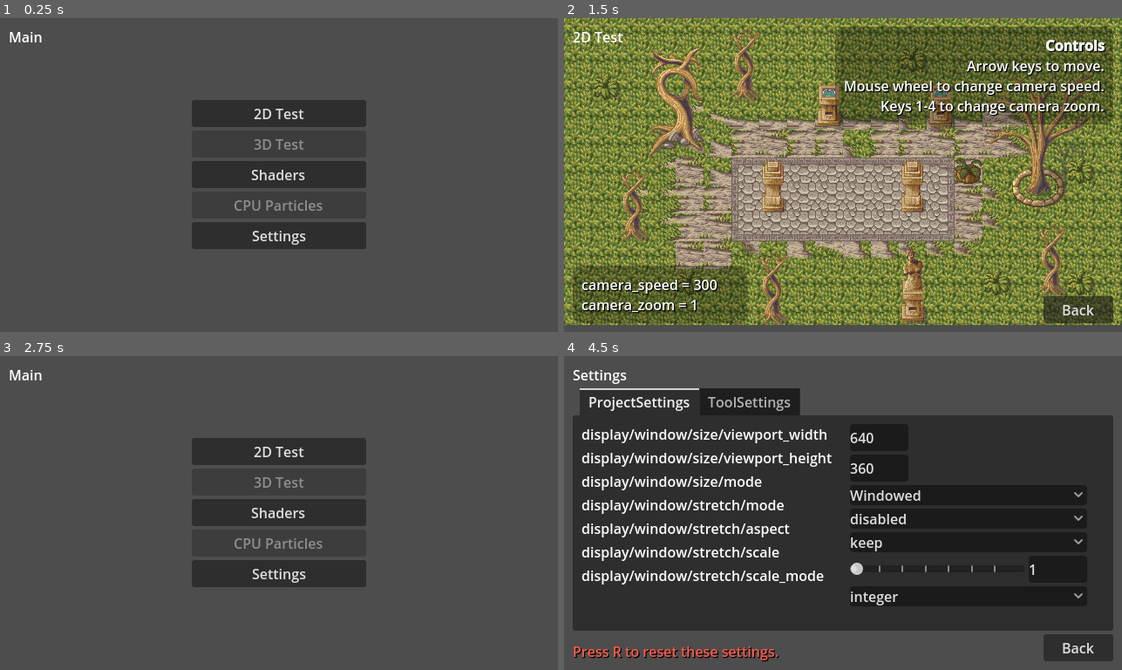
Above: before the commit, frames 1-4 (two rows, left to right).
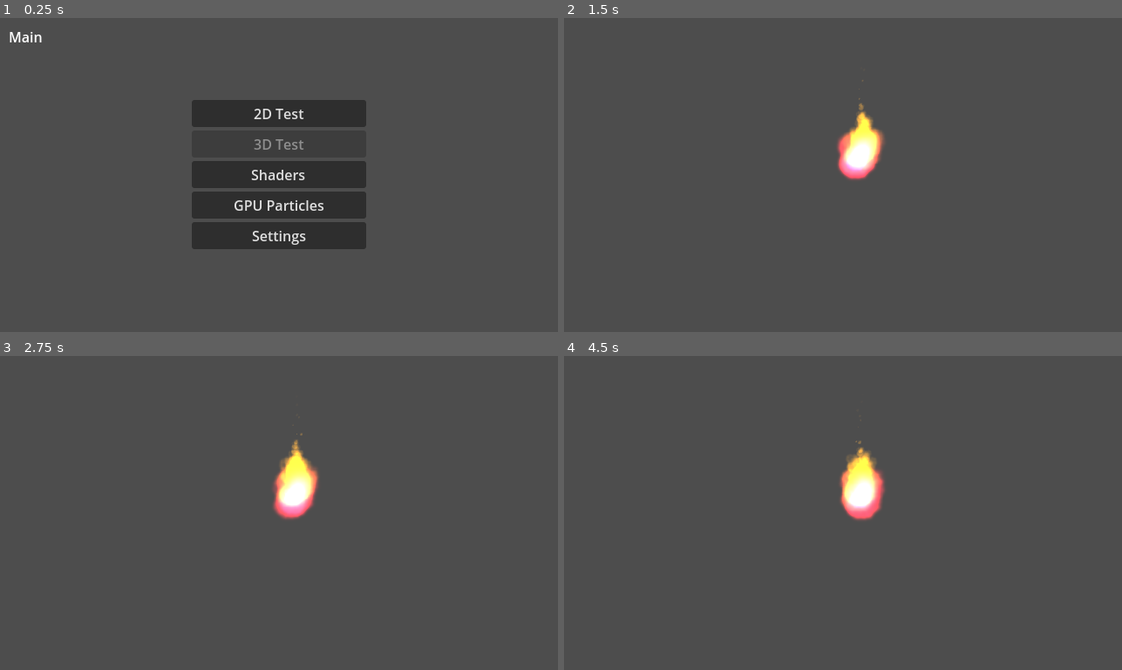
Above: after the commit, the same moments.

Repository: pkostic-dev/tool-web-test
Game: Godot game, scene res://scenes/main/main.tscn
Two runs of this game, one before a commit and one after it. Both use one fixed random seed, a clock stepped at 60 frames per second and the inputs below.
Inputs (mouse positions are in pixels of both pictures, inside the frame that each line leads up to):
- Up to frame 1 (0.25 s): no input
- Up to frame 2 (1.5 s): click (843, 206) at 0.5 s, where only the run after the commit has a clickable "GPU Particles"; click (843, 112) at 1.25 s, where only the run before the commit has a clickable "2D Test"
- Up to frame 3 (2.75 s): click (513, 648) at 2 s, where only the run before the commit has a clickable "Back"
- Up to frame 4 (4.5 s): click (843, 513) at 2.75 s, where only the run before the commit has a clickable "Shaders"; click (1077, 648) at 3.5 s, where only the run before the commit has a clickable "Back"; click (843, 572) at 4.25 s, where only the run before the commit has a clickable "Settings"

The runs differ from the first frame. In frame 1, 0.3% of the frame differs, in the area x 42-58%, y 58-62%; in frame 2, 96%, in the area x 0-100%, y 0-98%; in frame 3, 9.2%; in frame 4, 71%.

Commit message:
Add particles

Diff:
--- a/WebTest/scenes/cpu_particles/cpu_particles.tscn
+++ /dev/null
@@ -1,3 +0,0 @@
-[gd_scene format=3 uid="uid://mq6d7rp1y17v"]
-
-[node name="CPUParticles" type="Node2D"]
--- /dev/null
+++ b/WebTest/scenes/gpu_particles/gpu_particles.tscn
@@ -0,0 +1,47 @@
+[gd_scene load_steps=10 format=3 uid="uid://mq6d7rp1y17v"]
+
+[ext_resource type="Texture2D" uid="uid://w54luqyth0jx" path="res://images/fire_particle.png" id="1_u8omh"]
+
+[sub_resource type="CanvasItemMaterial" id="CanvasItemMaterial_04bat"]
+blend_mode = 1
+
+[sub_resource type="Curve" id="Curve_ohko2"]
+min_value = -360.0
+max_value = 360.0
+_data = [Vector2(0, 0), 0.0, 0.0, 0, 0, Vector2(1, 85), 0.0, 0.0, 0, 0]
+point_count = 2
+
+[sub_resource type="CurveTexture" id="CurveTexture_5urtw"]
+curve = SubResource("Curve_ohko2")
+
+[sub_resource type="Gradient" id="Gradient_0gkx8"]
+offsets = PackedFloat32Array(0, 0.0797546, 0.417178, 1)
+colors = PackedColorArray(0.00784314, 0, 0.901961, 1, 1, 0, 0.166667, 1, 0.9, 0.54, 0, 1, 0, 0, 0, 0)
+
+[sub_resource type="GradientTexture1D" id="GradientTexture1D_uiid4"]
+gradient = SubResource("Gradient_0gkx8")
+
+[sub_resource type="Curve" id="Curve_slbxn"]
+_data = [Vector2(0, 0), 0.0, 0.0, 0, 0, Vector2(0.1, 1), 1.4, 0.0, 0, 0, Vector2(1, 0), 1.4, 0.0, 0, 0]
+point_count = 3
+
+[sub_resource type="CurveTexture" id="CurveTexture_drbi1"]
+curve = SubResource("Curve_slbxn")
+
+[sub_resource type="ParticleProcessMaterial" id="ParticleProcessMaterial_lapdt"]
+emission_shape = 1
+emission_sphere_radius = 8.0
+angular_velocity_curve = SubResource("CurveTexture_5urtw")
+gravity = Vector3(0, -250, 0)
+scale_curve = SubResource("CurveTexture_drbi1")
+color_ramp = SubResource("GradientTexture1D_uiid4")
+
+[node name="GPUParticles" type="Node2D"]
+
+[node name="GPUParticles2D" type="GPUParticles2D" parent="."]
+material = SubResource("CanvasItemMaterial_04bat")
+position = Vector2(340, 160)
+amount = 32
+process_material = SubResource("ParticleProcessMaterial_lapdt")
+texture = ExtResource("1_u8omh")
+preprocess = 1.0
--- a/WebTest/scenes/main/main.gd
+++ b/WebTest/scenes/main/main.gd
@@ -4,7 +4,7 @@
 var scene_3d_test = load("res://scenes/scene_3d/3d_test.tscn") as PackedScene
 var scene_settings = load("res://scenes/settings/settings.tscn") as PackedScene
 var scene_shaders = load("res://scenes/shaders/shaders.tscn") as PackedScene
-var scene_cpu_particles = load("res://scenes/cpu_particles/cpu_particles.tscn") as PackedScene
+var scene_gpu_particles = load("res://scenes/gpu_particles/gpu_particles.tscn") as PackedScene
 
 func _on_2d_test_pressed():
 	get_tree().change_scene_to_packed(scene_2d_test)
@@ -22,5 +22,5 @@
 	get_tree().change_scene_to_packed(scene_shaders)
 
 
-func _on_cpu_particles_pressed():
-	get_tree().change_scene_to_packed(scene_cpu_particles)
+func _on_gpu_particles_pressed():
+	get_tree().change_scene_to_packed(scene_gpu_particles)
--- a/WebTest/scenes/main/main.tscn
+++ b/WebTest/scenes/main/main.tscn
@@ -84,10 +84,9 @@
 layout_mode = 2
 text = "Shaders"
 
-[node name="CPUParticles" type="Button" parent="MarginContainer/CenterContainer/VBoxContainer"]
+[node name="GPUParticles" type="Button" parent="MarginContainer/CenterContainer/VBoxContainer"]
 layout_mode = 2
-disabled = true
-text = "CPU Particles"
+text = "GPU Particles"
 
 [node name="Settings" type="Button" parent="MarginContainer/CenterContainer/VBoxContainer"]
 layout_mode = 2
@@ -97,5 +96,5 @@
 [connection signal="pressed" from="MarginContainer/CenterContainer/VBoxContainer/2DTest" to="." method="_on_2d_test_pressed"]
 [connection signal="pressed" from="MarginContainer/CenterContainer/VBoxContainer/3DTest" to="." method="_on_3d_test_pressed"]
 [connection signal="pressed" from="MarginContainer/CenterContainer/VBoxContainer/Shaders" to="." method="_on_shaders_pressed"]
-[connection signal="pressed" from="MarginContainer/CenterContainer/VBoxContainer/CPUParticles" to="." method="_on_cpu_particles_pressed"]
+[connection signal="pressed" from="MarginContainer/CenterContainer/VBoxContainer/GPUParticles" to="." method="_on_gpu_particles_pressed"]
 [connection signal="pressed" from="MarginContainer/CenterContainer/VBoxContainer/Settings" to="." method="_on_settings_pressed"]
Binary file added: WebTest/images/fire_particle.png
Not shown, added: WebTest/images/fire_particle.png.import
